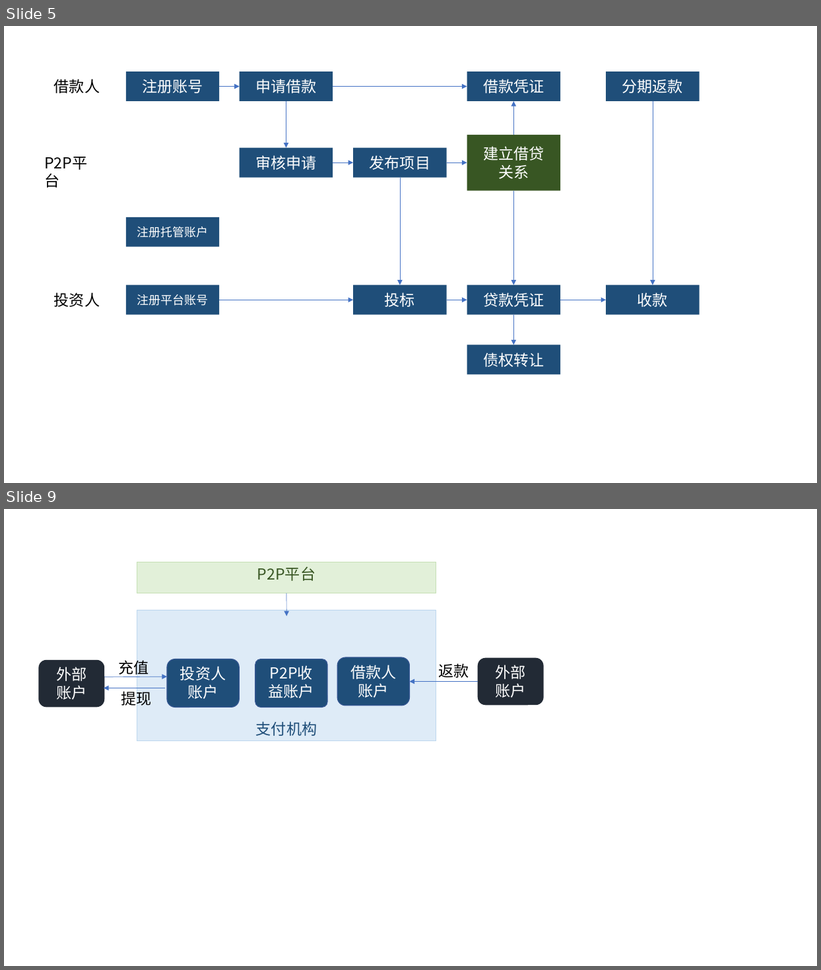
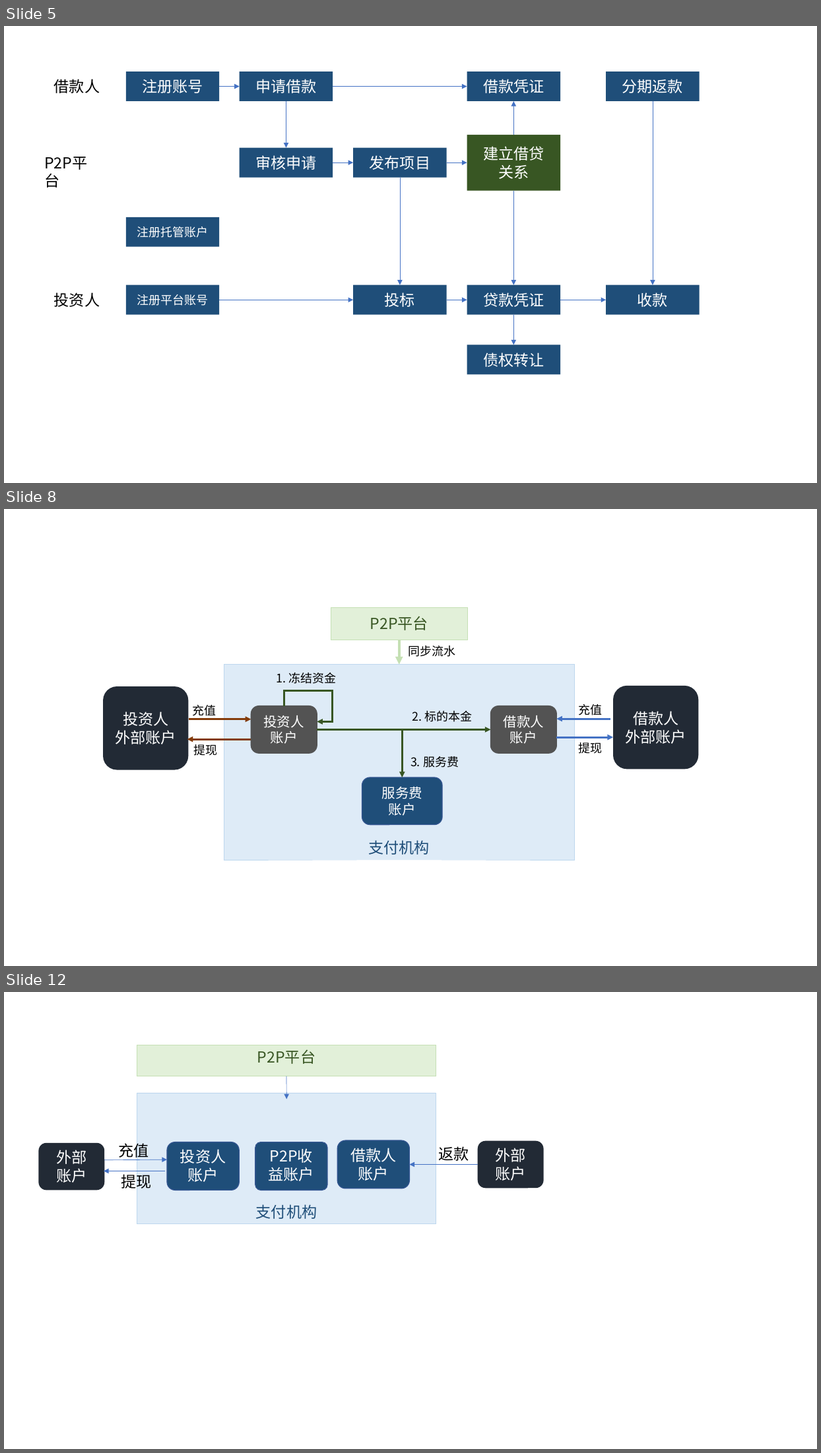
Before and after one commit to cocolian/cocolian-resources, a slide deck: design/P2P.pptx. Shown one above the other, each under a label of ours: slides 5 and 9 before the commit, slides 5, 8 and 12 after it; the slides between them are not shown. The pictures are 821x970 and 821x1453 pixels, drawn with LibreOffice and Linux fonts; fonts in the diff are those of the drawing. Boxes give left, top, right and bottom in pixels: in the first picture for what was removed or moved away, otherwise in the second. Text is boxed around its words. In the diff, an @@ line names an element or a change of style, - is before the commit and + after.

```diff
--- a/design/P2P.pptx
+++ b/design/P2P.pptx
@@ slide 8 added at bbox=[4, 509, 817, 966], background #FFFFFF @@
@@ rectangle added at bbox=[331, 607, 467, 640], fill #E2F0D9, outline #C5E0B4 0.25 pt, 18 pt, text #385723 @@
+P2P平台
@@ arrow added from (399, 640) to (399, 665), #C5E0B4 3 pt @@
@@ text added at bbox=[408, 646, 455, 657], 14 pt, text #000000 @@
+同步流水
@@ rectangle added at bbox=[224, 665, 574, 860], fill #DEEBF7, outline #BDD7EE 0.25 pt, 18 pt, text #1F4E79 @@
+支付机构
@@ rounded rectangle added at bbox=[103, 687, 188, 770], fill #222A35, 18 pt, text #FFFFFF @@
+投资人
+外部账户
@@ text added at bbox=[277, 673, 337, 684], 14 pt, text #000000 @@
+1. 冻结资金
@@ rounded rectangle added at bbox=[613, 686, 699, 770], fill #222A35, 18 pt, text #FFFFFF @@
+借款人
+外部账户
@@ text added at bbox=[193, 705, 217, 719], 14 pt, text #000000 @@
+充值
@@ rounded rectangle added at bbox=[251, 706, 317, 753], fill #525252, outline #525252 1 pt, 16 pt, text #FFFFFF @@
+投资人账户
@@ elbow arrow added from (284, 706) to (317, 722), #385723 2.25 pt @@
@@ rounded rectangle added at bbox=[491, 706, 556, 753], fill #525252, outline #525252 1 pt, 16 pt, text #FFFFFF @@
+借款人账户
@@ text added at bbox=[578, 704, 602, 716], 14 pt, text #000000 @@
+充值
@@ arrow added from (189, 720) to (251, 720), #843C0B 2.25 pt @@
@@ text added at bbox=[412, 711, 472, 722], 14 pt, text #000000 @@
+2. 标的本金
@@ arrow added from (611, 719) to (556, 719), #4472C4 2.25 pt @@
@@ arrow added from (251, 739) to (187, 739), #843C0B 2.25 pt @@
@@ text added at bbox=[194, 745, 218, 756], 14 pt, text #000000 @@
+提现
@@ arrow added from (317, 730) to (491, 730), #385723 2.25 pt @@
@@ elbow arrow added from (318, 730) to (403, 778), #385723 2.25 pt @@
@@ arrow added from (556, 738) to (613, 738), #4472C4 2.25 pt @@
@@ text added at bbox=[578, 743, 602, 754], 14 pt, text #000000 @@
+提现
@@ text added at bbox=[411, 757, 459, 768], 14 pt, text #000000 @@
+3. 服务费
@@ rounded rectangle added at bbox=[362, 778, 443, 825], fill #1F4E79, outline #325491 1 pt, 16 pt, text #FFFFFF @@
+服务费
+账户
@@ what was slide 9 is now slide 12 @@
```
Also in this commit, not shown: 3 slides changed, 2 other slides added, 4 other files.
